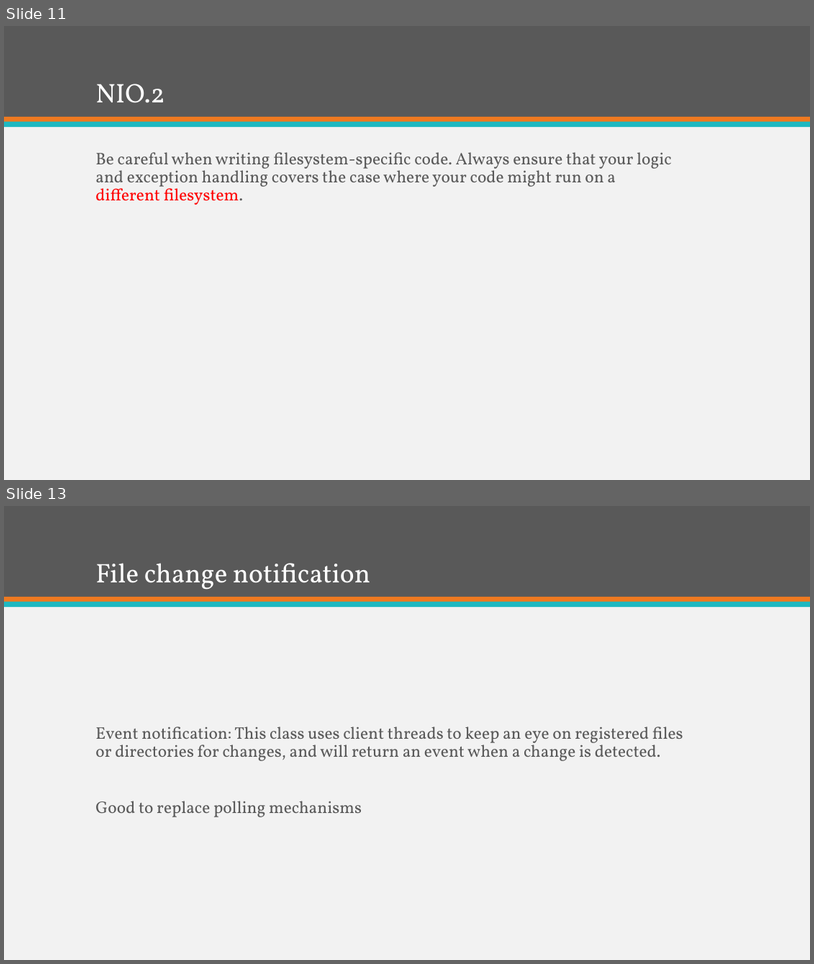
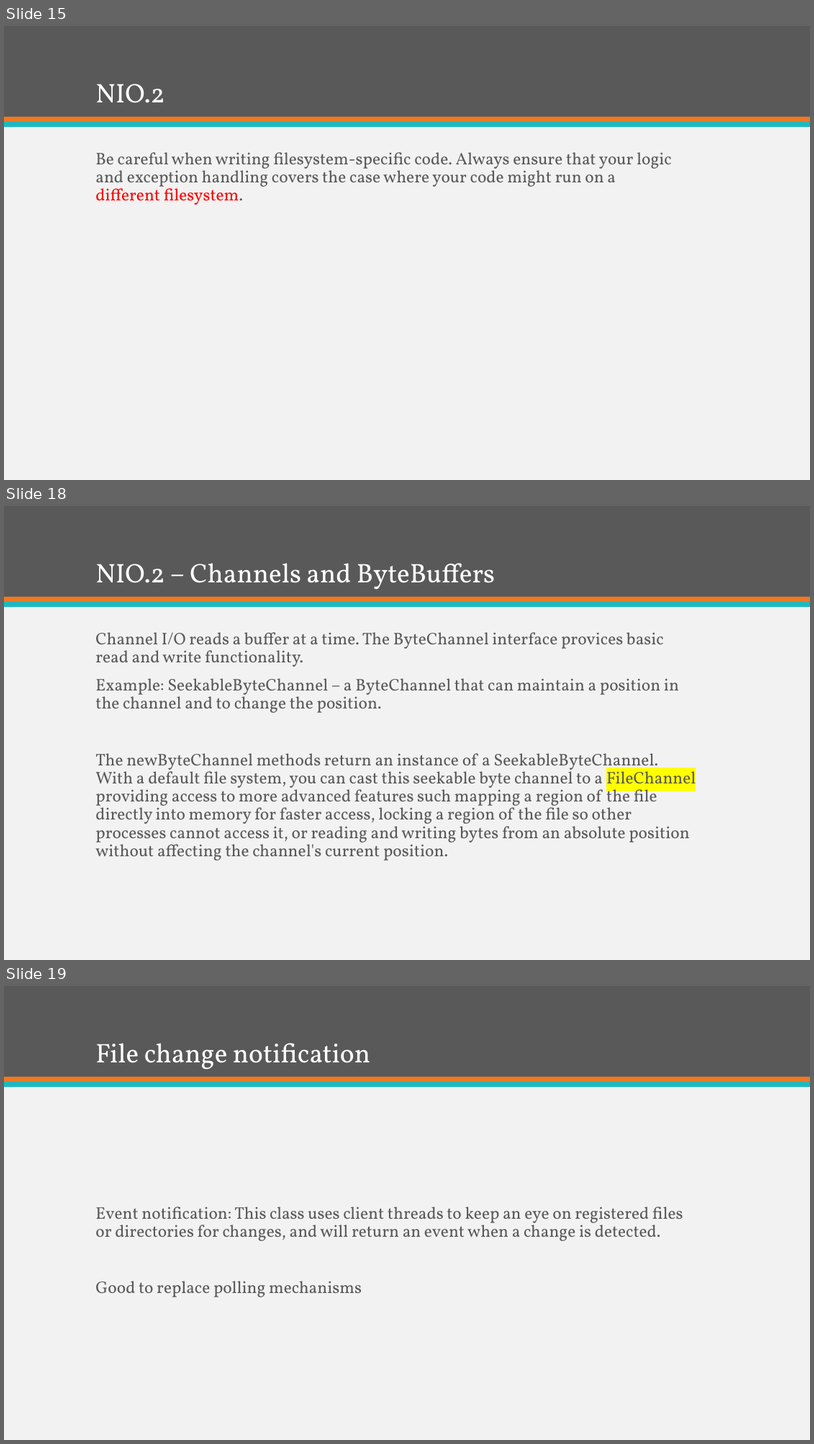
Before and after one commit to KKAries/my-repository, a slide deck: Brief Introduction of Java 7.pptx. Shown one above the other, each under a label of ours: slides 11 and 13 before the commit, slides 15, 18 and 19 after it; the slides between them are not shown. The pictures are 814x964 and 814x1444 pixels, drawn with LibreOffice and Linux fonts; fonts in the diff are those of the drawing. Boxes give left, top, right and bottom in pixels: in the first picture for what was removed or moved away, otherwise in the second. Text is boxed around its words. In the diff, an @@ line names an element or a change of style, - is before the commit and + after.

```diff
--- a/Brief Introduction of Java 7.pptx
+++ b/Brief Introduction of Java 7.pptx
@@ slide 18 added at <box>4,506,810,960</box>, background #F2F2F2; not listed: 3 template elements that a slide beside it also shows @@
@@ title added at <box>95,563,495,590</box>, 32 pt, text #FFFFFF @@
+NIO.2 – Channels and ByteBuffers
@@ text added at <box>95,632,696,860</box>, 20 pt, text #595959 @@
+Channel I/O reads a buffer at a time. The ByteChannel interface provices basic read and write functionality.
+Example: SeekableByteChannel – a ByteChannel that can maintain a position in the channel and to change the position.
+The newByteChannel methods return an instance of a SeekableByteChannel. With a default file system, you can cast this seekable byte channel to a FileChannel providing access to more advanced features such mapping a region of the file directly into memory for faster access, locking a region of the file so other processes cannot access it, or reading and writing bytes from an absolute position without affecting the channel's current position.
@@ what was slide 11 is now slide 15 @@
@@ what was slide 13 is now slide 19 @@
```
Also in this commit, not shown: 3 slides changed, 10 other slides added, 2 other files.
